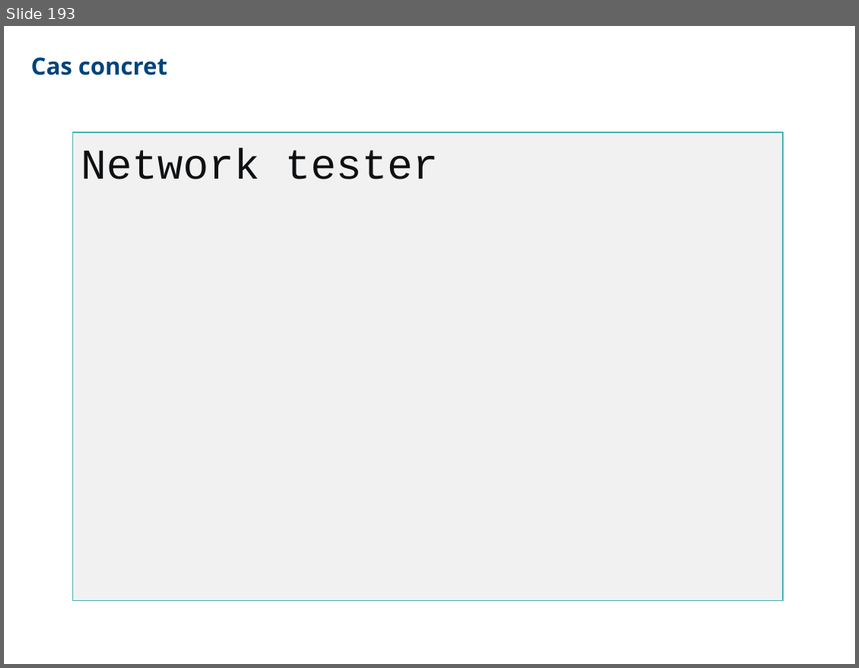
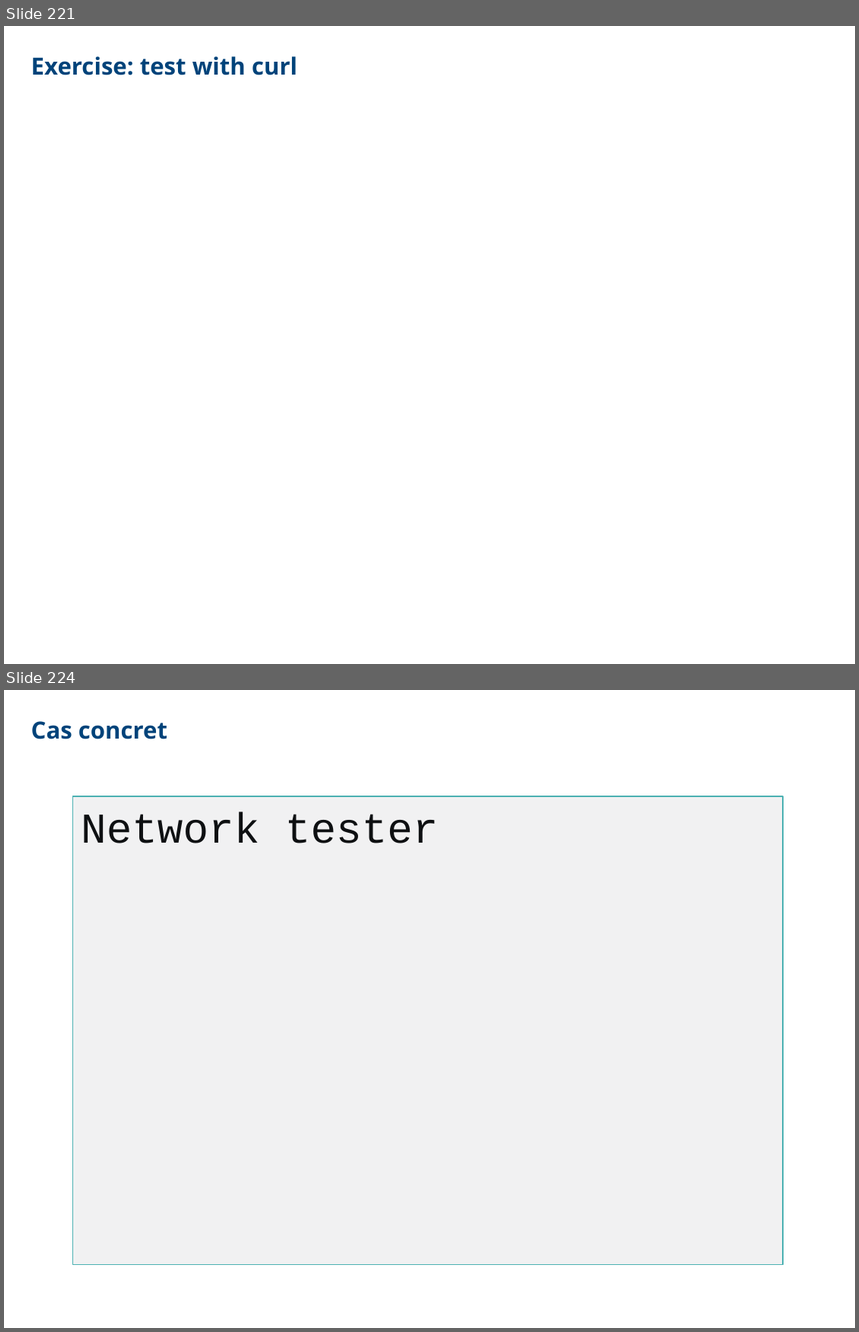
Before and after one commit to CCoupel/ansible-training, a slide deck: Ansible Training.pptx. Shown one above the other, each under a label of ours: slide 193 before the commit, slides 221 and 224 after it; the slides between them are not shown. The pictures are 859x668 and 859x1332 pixels, drawn with LibreOffice and Linux fonts; fonts in the diff are those of the drawing. Boxes give left, top, right and bottom in pixels: in the first picture for what was removed or moved away, otherwise in the second. Text is boxed around its words. In the diff, an @@ line names an element or a change of style, - is before the commit and + after.

```diff
--- a/Ansible Training.pptx
+++ b/Ansible Training.pptx
@@ slide 221 added at (4,26,855,664), background #FFFFFF @@
@@ free added at (31,52,534,85), 20 pt, text #00437A, bold @@
+Exercise: test with curl
@@ what was slide 193 is now slide 224 @@
```
Also in this commit, not shown: 30 other slides added, 9 other files.
